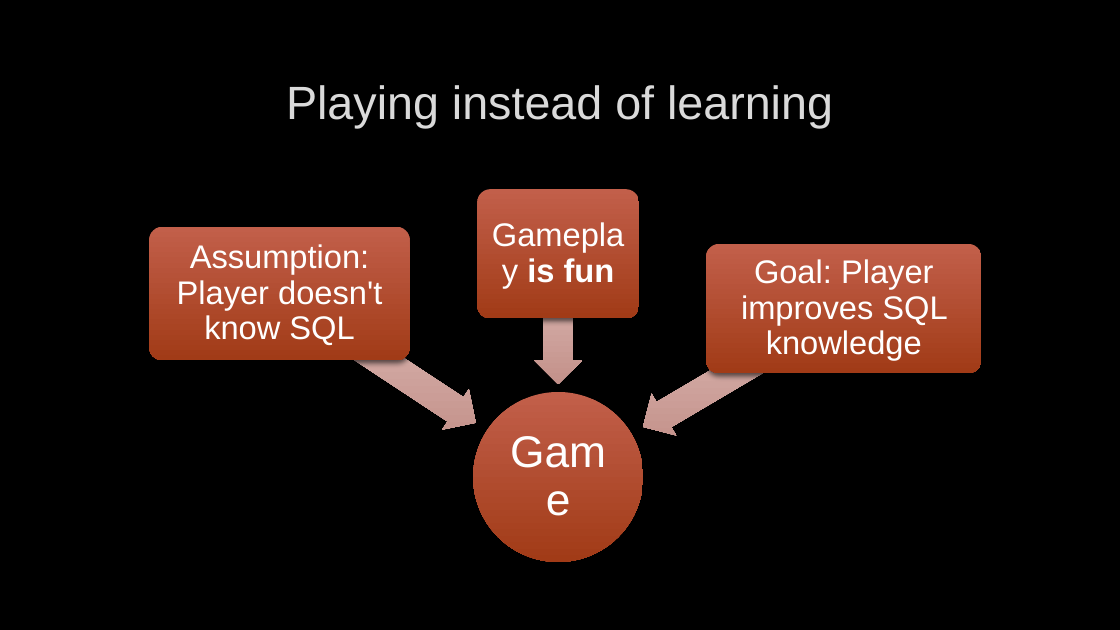
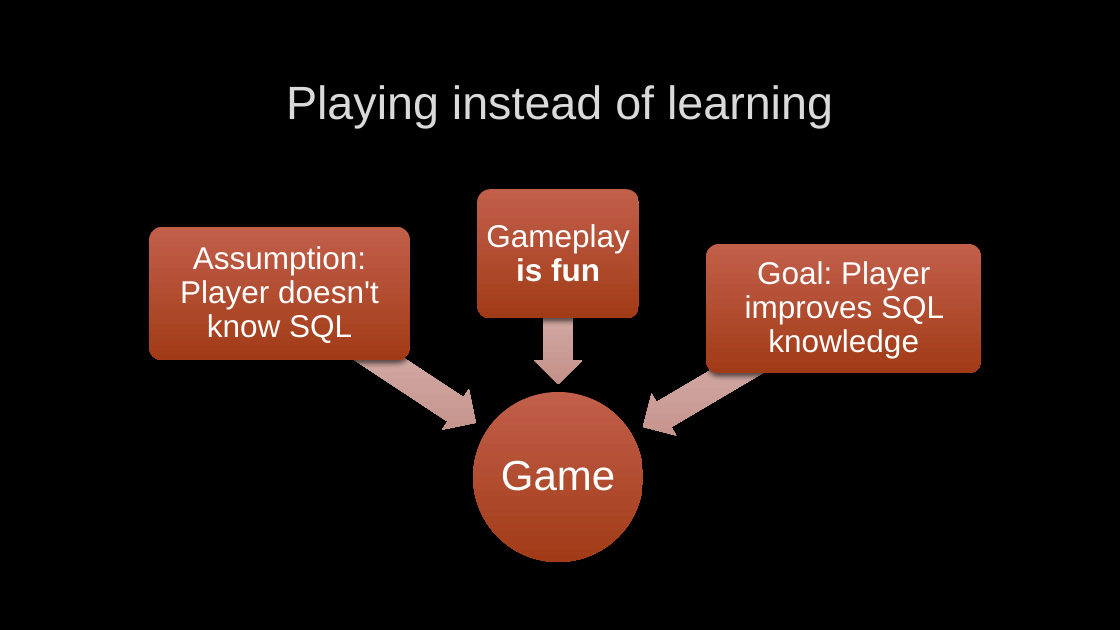
Before and after one commit to felixnext/enjoy-sql, a slide deck: slide 4 of presentation/Enjoy-SQL.pptx. Drawn at 1120x630 pixels with LibreOffice and Linux fonts; fonts in the diff are those of the drawing; background and template pictures are left out. Boxes give left, top, right and bottom in pixels: in the first picture for what was removed or moved away, otherwise in the second. Text is boxed around its words. In the diff, an @@ line names an element or a change of style, - is before the commit and + after.

Commit message:
update to presentation

```diff
--- a/presentation/Enjoy-SQL.pptx
+++ b/presentation/Enjoy-SQL.pptx
@@ size 28 to 27 pt in 3 elements at <box>180,246,379,343</box>, <box>486,224,630,282</box>, <box>745,261,944,358</box> @@
@@ text "Game" at <box>501,460,615,491</box>: size 38 to 36 pt @@
```
Also in this commit, not shown: 1 slide added, 1 slide removed.
